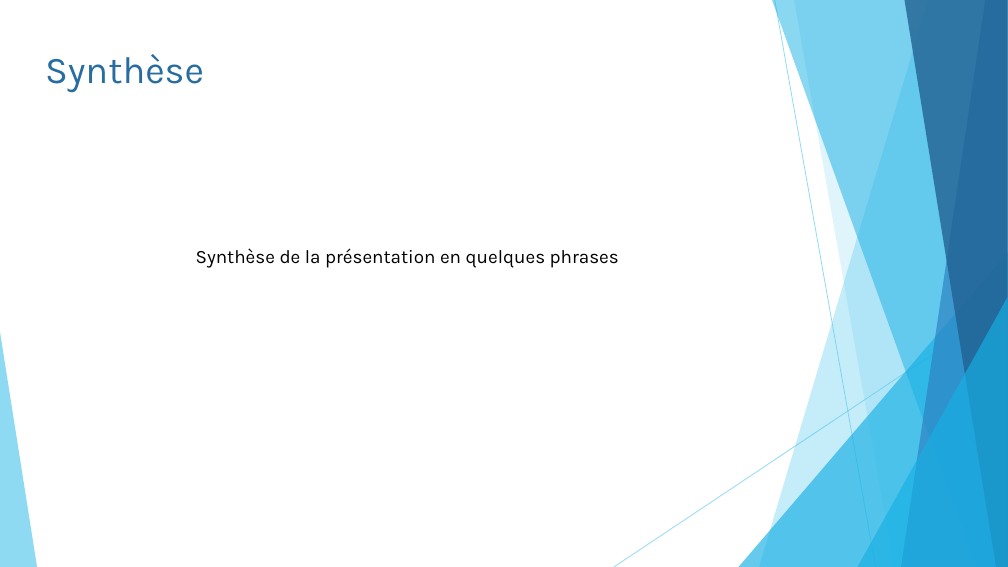
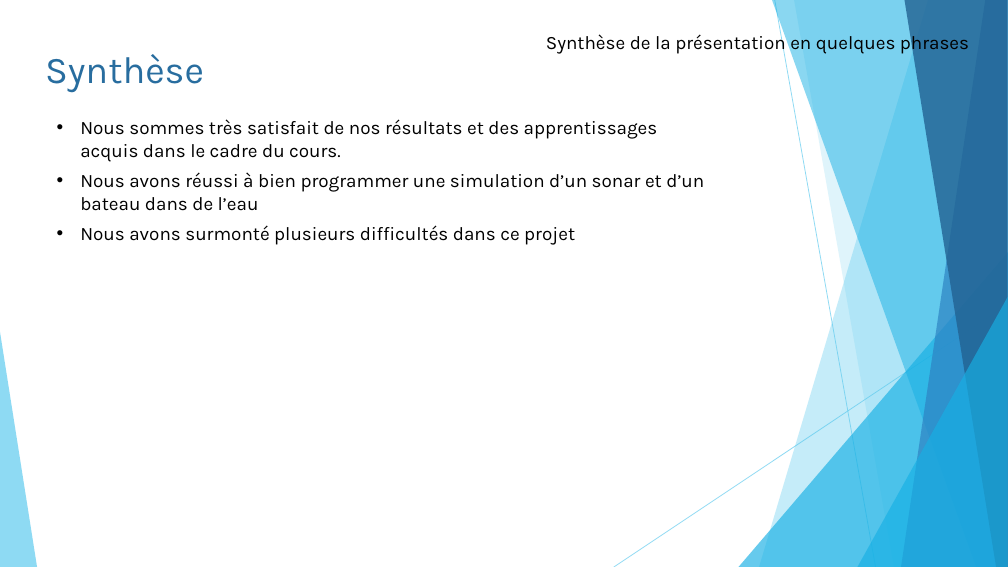
Before and after one commit to pierreluc-plt/ProjetSimulation, a slide deck: slide 22 of Oral/Présentation_Eq11.pptx (slide 21 before the commit). Drawn at 1008x567 pixels with LibreOffice and Linux fonts; fonts in the diff are those of the drawing. Boxes give left, top, right and bottom in pixels: in the first picture for what was removed or moved away, otherwise in the second. Text is boxed around its words. In the diff, an @@ line names an element or a change of style, - is before the commit and + after.

Commit message:
Update Présentation_Eq11.pptx
Reste à mettre des résultats et restructurer ça un tit peu (Partie SER aussi à faire)

```diff
--- a/Oral/Présentation_Eq11.pptx
+++ b/Oral/Présentation_Eq11.pptx
@@ text "Synthèse de la présentation en ...": place and size @@
-text "Synthèse de la présentation en ..." at bbox=[196, 248, 619, 268]
+text "Synthèse de la présentation en ..." at bbox=[546, 32, 969, 55]
@@ text added at bbox=[80, 119, 704, 245], 18 pt, text #000000 @@
+• Nous sommes très satisfait de nos résultats et des apprentissages acquis dans le cadre du cours.
+• Nous avons réussi à bien programmer une simulation d’un sonar et d’un bateau dans de l’eau
+• Nous avons surmonté plusieurs difficultés dans ce projet
```
Also in this commit, not shown: 8 other slides changed, 1 slide added.
